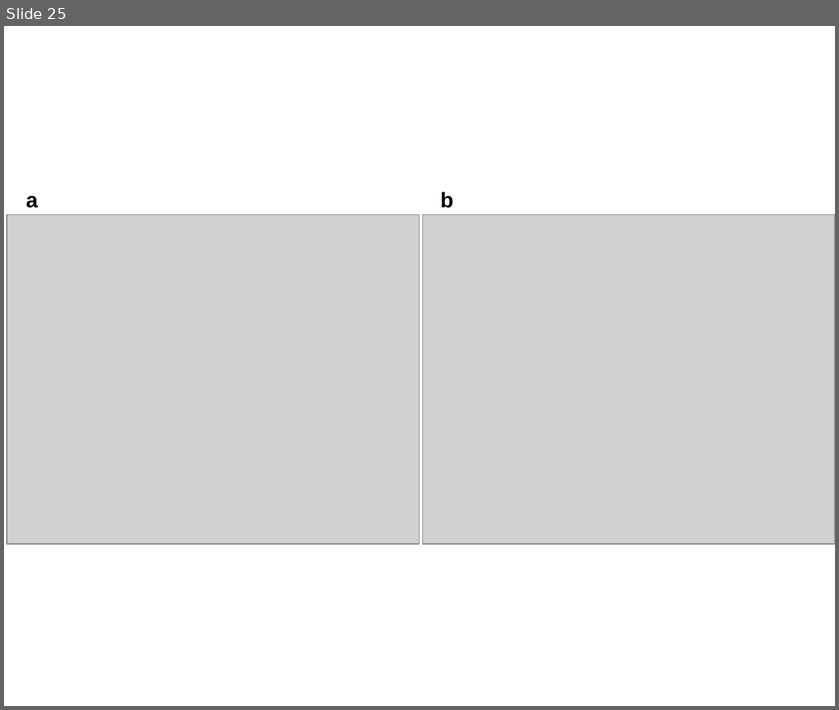
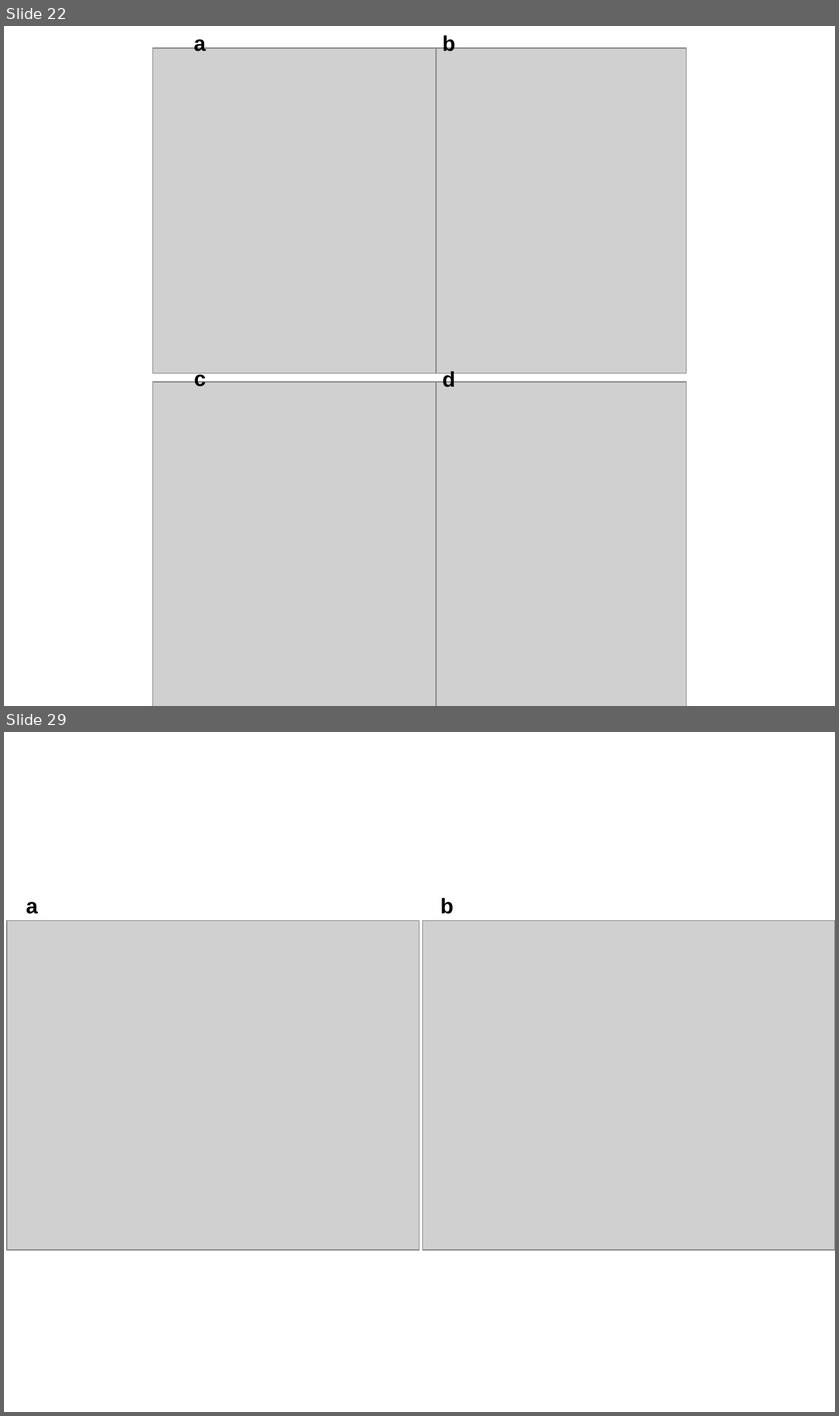
Before and after one commit to marikawakatsu/mixing-model, a slide deck: slides/figures_191206.pptx. Shown one above the other, each under a label of ours: slide 25 before the commit, slides 22 and 29 after it; the slides between them are not shown. The pictures are 839x710 and 839x1416 pixels, drawn with LibreOffice and Linux fonts; fonts in the diff are those of the drawing; grey boxes stand for pictures. Boxes give left, top, right and bottom in pixels: in the first picture for what was removed or moved away, otherwise in the second. Text is boxed around its words. In the diff, an @@ line names an element or a change of style, - is before the commit and + after.

```diff
--- a/slides/figures_191206.pptx
+++ b/slides/figures_191206.pptx
@@ slide 22 added at (x1=4, y1=26, x2=835, y2=706), background #FFFFFF @@
@@ text added at (x1=194, y1=34, x2=205, y2=52), 16 pt, text #000000, bold @@
+a
@@ text added at (x1=442, y1=34, x2=455, y2=52), 16 pt, text #000000, bold @@
+b
@@ picture added at (x1=152, y1=48, x2=436, y2=373) @@
@@ picture added at (x1=403, y1=48, x2=686, y2=373) @@
@@ text added at (x1=194, y1=373, x2=205, y2=387), 16 pt, text #000000, bold @@
+c
@@ text added at (x1=442, y1=371, x2=455, y2=388), 16 pt, text #000000, bold @@
+d
@@ picture added at (x1=152, y1=382, x2=436, y2=706) @@
@@ picture added at (x1=403, y1=382, x2=686, y2=706) @@
@@ what was slide 25 is now slide 29 @@
```
Also in this commit, not shown: 5 slides changed, 3 other slides added, 41 other files.
